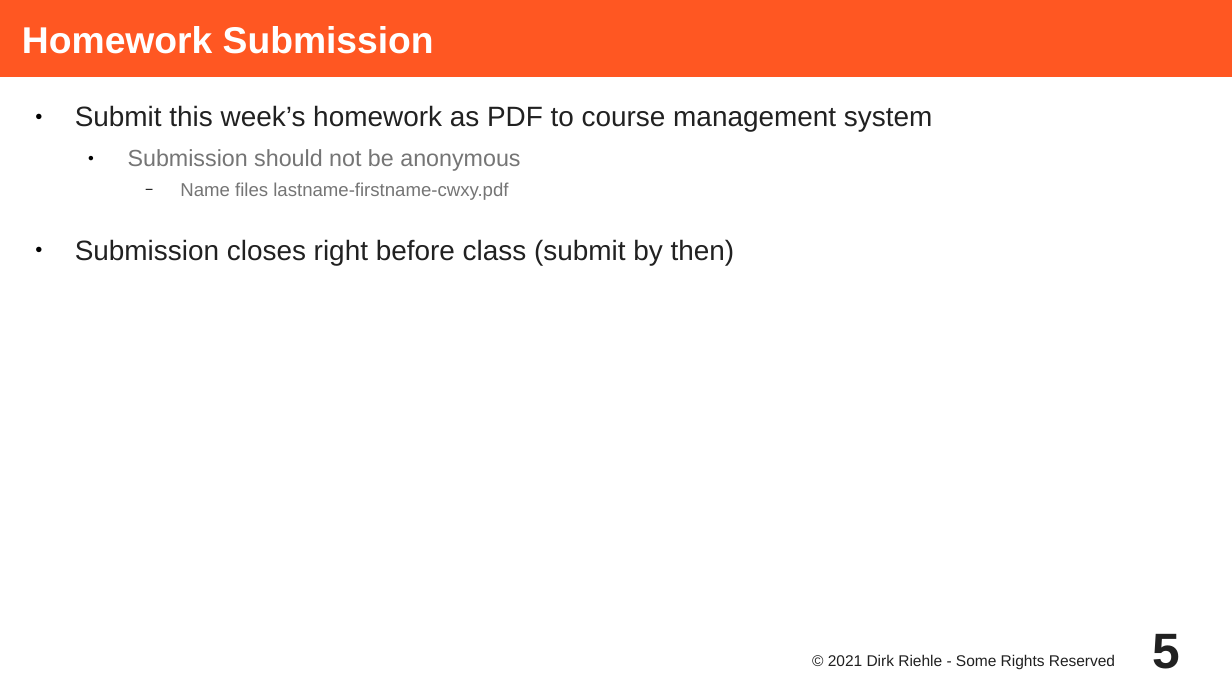
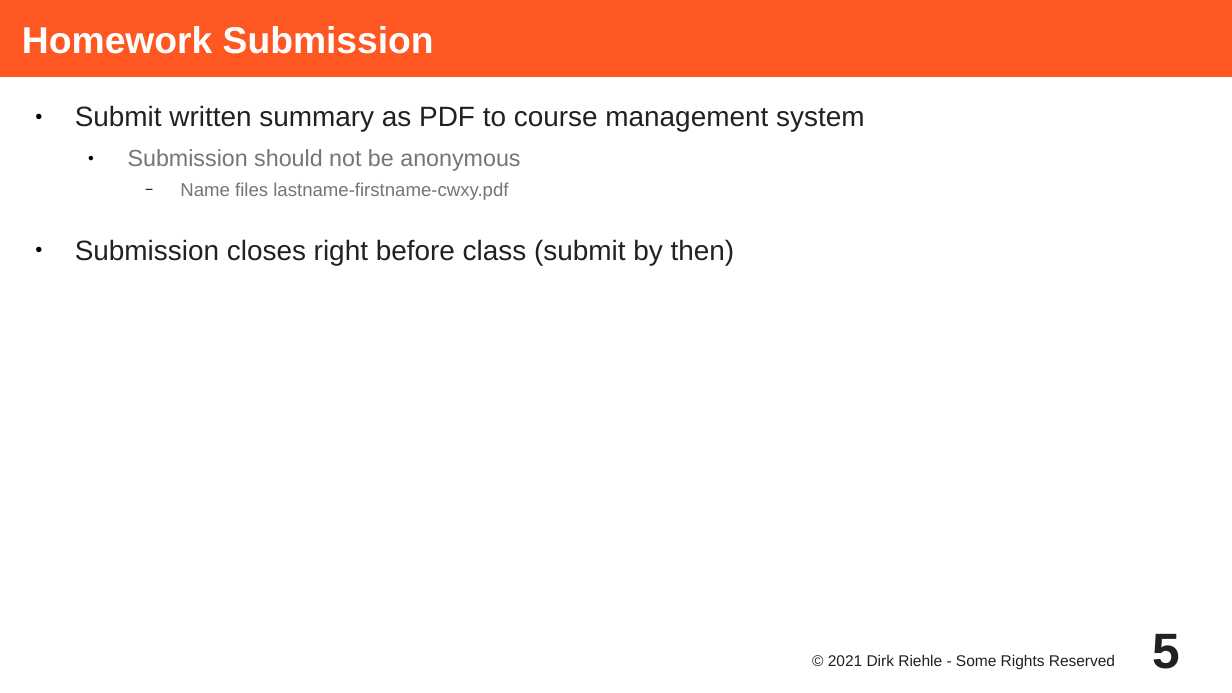
Before and after one commit to dirkriehle/adap-course, a slide deck: slide 5 of Lecture Slides/ADAP A02 - Course Homework.odp. Drawn at 1232x693 pixels with LibreOffice and Linux fonts; fonts in the diff are those of the drawing. Boxes give left, top, right and bottom in pixels: in the first picture for what was removed or moved away, otherwise in the second. Text is boxed around its words. In the diff, an @@ line names an element or a change of style, - is before the commit and + after.

```diff
--- a/Lecture Slides/ADAP A02 - Course Homework.odp
+++ b/Lecture Slides/ADAP A02 - Course Homework.odp
@@ text at (75, 105, 864, 132): text changed @@
-● Submit this week’s homework as PDF to course management system
+● Submit written summary as PDF to course management system
```
Also in this commit, not shown: 2 other slides changed, 25 slides removed, 39 other files.
